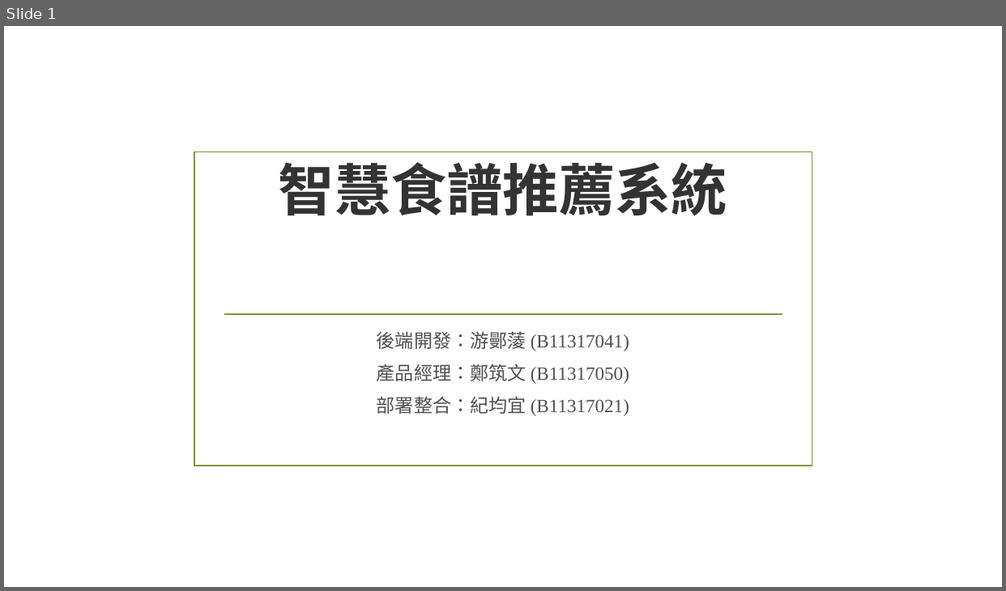
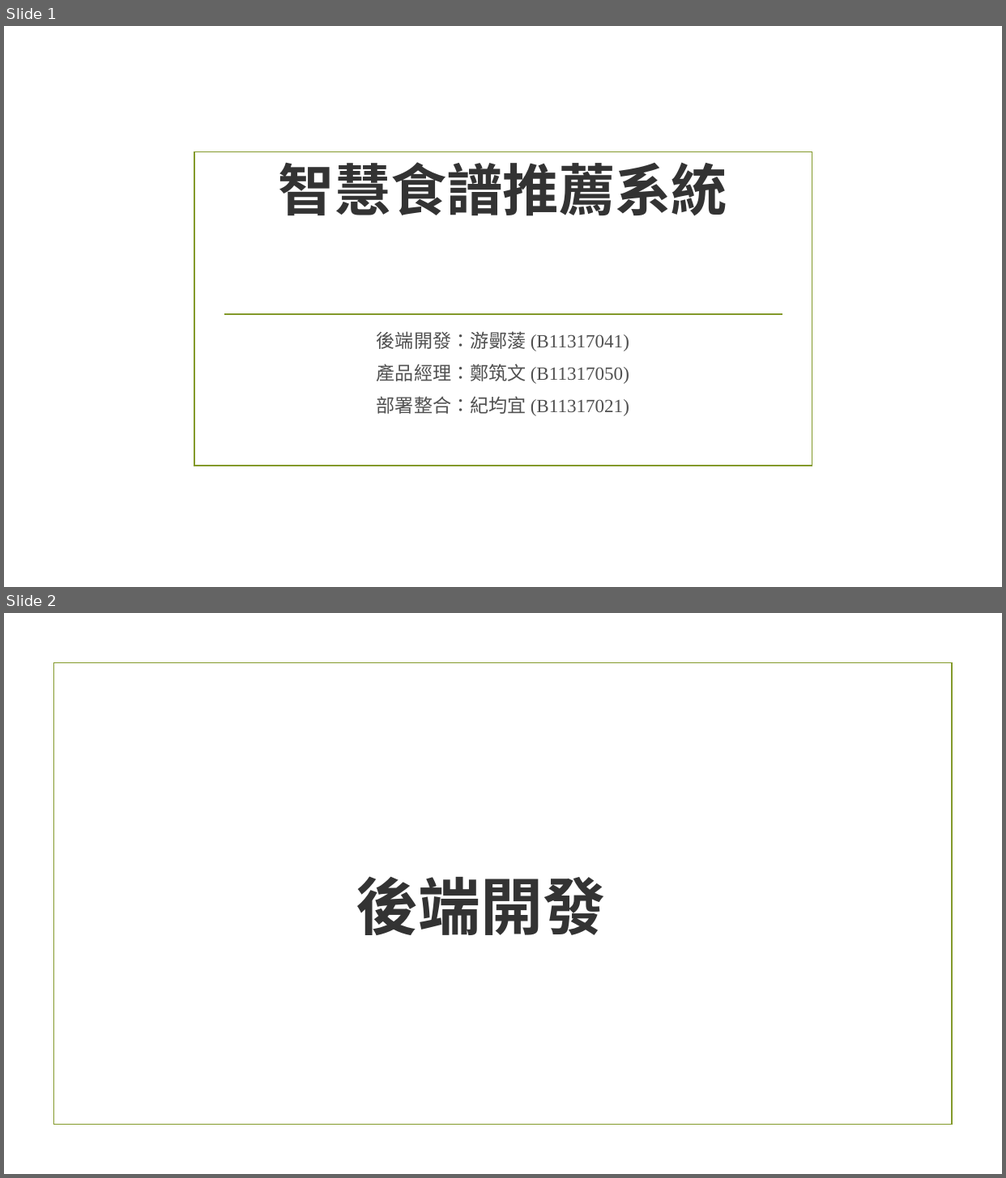
Before and after one commit to megan950628-tech/Final_report_recipe1, a slide deck: 智慧食譜推薦系統：後端架構.pptx. Shown one above the other, each under a label of ours: slide 1 before the commit, slides 1 and 2 after it. The pictures are 1006x591 and 1006x1178 pixels, drawn with LibreOffice and Linux fonts; fonts in the diff are those of the drawing; background and template pictures are left out. Boxes give left, top, right and bottom in pixels: in the first picture for what was removed or moved away, otherwise in the second. Text is boxed around its words. In the diff, an @@ line names an element or a change of style, - is before the commit and + after.

```diff
--- a/智慧食譜推薦系統：後端架構.pptx
+++ b/智慧食譜推薦系統：後端架構.pptx
@@ slide 2 added at box(4, 613, 1002, 1174), background picture (left out) @@
@@ rectangle added at box(53, 663, 952, 1125), outline #83992A 1.25 pt @@
@@ text added at box(356, 876, 605, 935), 60 pt, text #333333, bold @@
+後端開發
```
Also in this commit, not shown: 5 slides changed, 6 other slides added.
